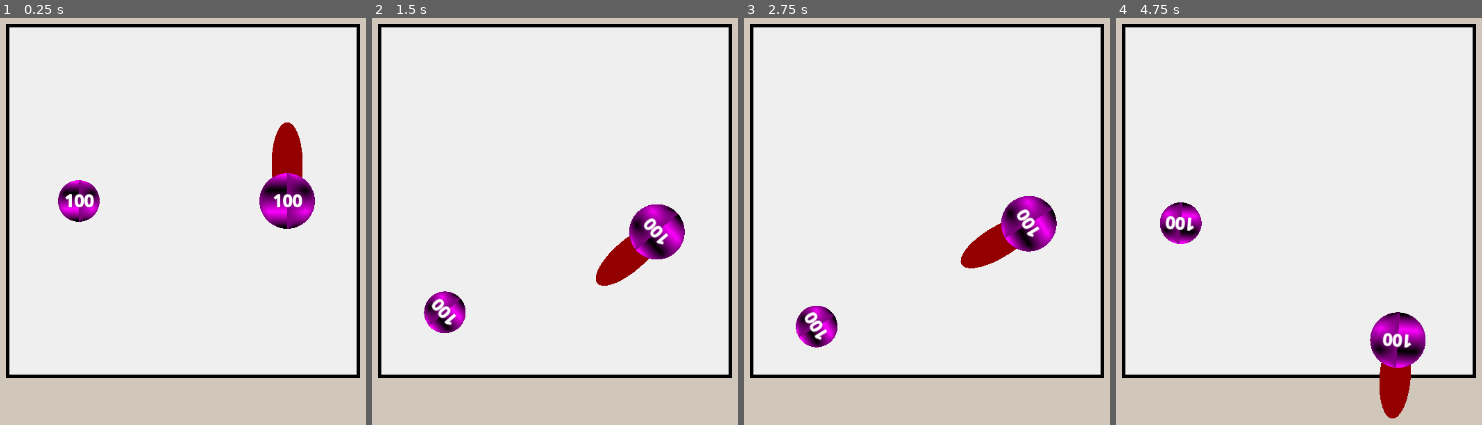
Above: before the commit, frames 1-4 (left to right).
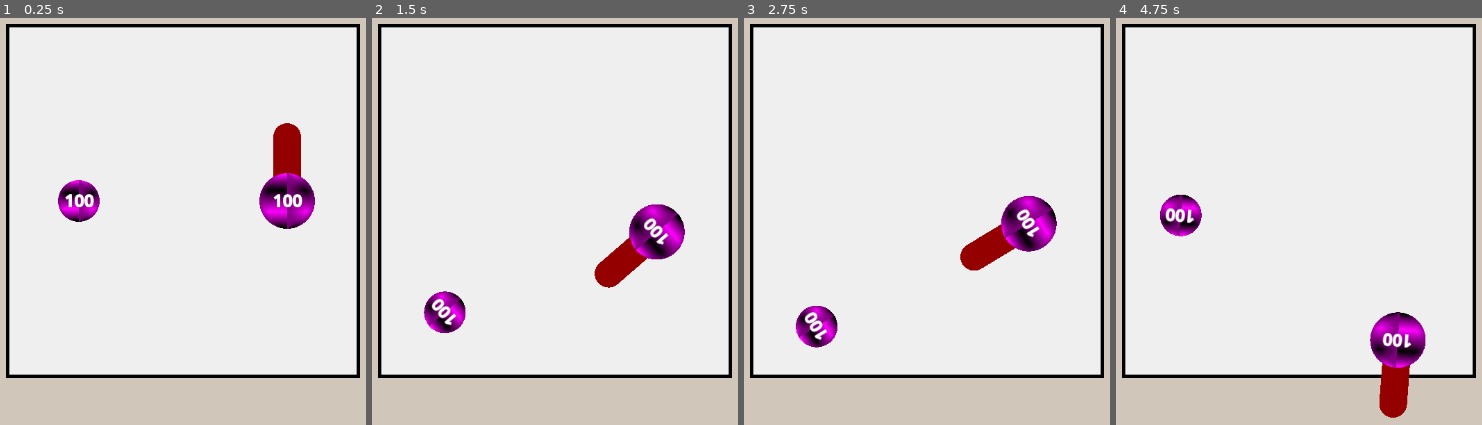
Above: after the commit, the same moments.

Repository: Arithmos-101/earclacks-copy
Game: Godot game, scene res://main.tscn
Same seed, same stepped clock (60 frames per second), same inputs: the game is played once before the commit and once after it.
Inputs:
- Up to frame 1 (0.25 s): no input
- Up to frame 2 (1.5 s): tap Enter at 0.5 s; hold Space (space) 0.53-1.28 s; tap Space (space) at 1.35 s
- Up to frame 3 (2.75 s): tap Space (space) at 2 s; hold Space (space) from 2.03 s (still down)
- Up to frame 4 (4.75 s): tap Enter at 2.75 s; release Space (space) at 2.78 s; tap Space (space) at 2.85, 4.35 s; hold Space (space) 3.53-4.28 s

The runs differ from the first frame. In frame 1, 0.2% of the frame differs, in the area x 21-83%, y 25-40%; in frame 2, 0.2%; in frame 3, 0.2%; in frame 4, 1.3%, in the area x 12-81%, y 43-99%.

Commit message:
Weapon stuff

Diff:
--- a/Clack Ball/Clack Ball Data/clack_ball_data.gd
+++ b/Clack Ball/Clack Ball Data/clack_ball_data.gd
@@ -9,4 +9,4 @@
 
 @export_group("Weapon Data")
 @export var weapon : PackedScene
-@export var attack_speed := 5.0
+@export var initial_attack_speed := 5.0
--- a/Clack Ball/Clack Ball Data/default_ball_data.tres
+++ b/Clack Ball/Clack Ball Data/default_ball_data.tres
@@ -1,7 +1,9 @@
 [gd_resource type="Resource" script_class="ClackBallData" format=3 uid="uid://bsay65h0qlo45"]
 
 [ext_resource type="Script" uid="uid://dauvgqwgh8xq" path="res://Clack Ball/Clack Ball Data/clack_ball_data.gd" id="1_lwu21"]
+[ext_resource type="PackedScene" uid="uid://ciie81c2b30mg" path="res://Weapons/weapon.tscn" id="2_ujya2"]
 
 [resource]
 script = ExtResource("1_lwu21")
+weapon = ExtResource("2_ujya2")
 metadata/_custom_type_script = "uid://dauvgqwgh8xq"
--- a/Clack Ball/Clack Ball Data/sword_ball_data.tres
+++ b/Clack Ball/Clack Ball Data/sword_ball_data.tres
@@ -7,5 +7,4 @@
 script = ExtResource("1_3fpnb")
 ball_radius = 40.0
 weapon = ExtResource("2_dpeup")
-weapon_distance = 10.0
 metadata/_custom_type_script = "uid://dauvgqwgh8xq"
--- a/Clack Ball/clack_ball.gd
+++ b/Clack Ball/clack_ball.gd
@@ -6,19 +6,24 @@
 @export var mesh : MeshInstance2D
 @export var collision : ClackBallCollider
 @export var hurt_area : ClackBallHurtArea
+@export var health_text : RichTextLabel
+
+var health : int
+
+var weapon : Node2D
 
 func _ready() -> void:
 	mesh.set_size(data.ball_radius)
 	collision.set_size(data.ball_radius)
 	hurt_area.set_size(data.ball_radius)
 
+	health = data.initial_health
 	linear_velocity = _to_component_vector(data.launch_speed, 360 * randf())
-	angular_velocity = data.attack_speed
+	angular_velocity = data.initial_attack_speed
 
-	if data.weapon != null:
-		var weapon = data.weapon.instantiate()
-		weapon.position.y = -data.ball_radius
-		add_child(weapon)
+	weapon = data.weapon.instantiate()
+	weapon.position.y = -data.ball_radius
+	add_child(weapon)
 
 func _to_component_vector(magnitude : float, angle : float):
 	return Vector2(magnitude * cos(deg_to_rad(angle)), magnitude * sin(deg_to_rad(angle)))
@@ -28,3 +33,11 @@
 		process_mode = Node.PROCESS_MODE_DISABLED
 	else:
 		process_mode = Node.PROCESS_MODE_ALWAYS
+
+func damage(value : int) -> void:
+	health -= value
+	health_text.text = "[b]" + str(health)
+
+func _on_clack_ball_hurt_area_area_entered(area: Area2D) -> void:
+	if area is HitBoxArea and area != weapon.hit_box_area:
+		damage(area.get_damage())
--- a/Clack Ball/clack_ball.tscn
+++ b/Clack Ball/clack_ball.tscn
@@ -2,6 +2,7 @@
 
 [ext_resource type="Script" uid="uid://dv1dq8g0vdp5s" path="res://Clack Ball/clack_ball.gd" id="1_owm8m"]
 [ext_resource type="Script" uid="uid://owxvkt1he2l0" path="res://Clack Ball/clack_ball_mesh.gd" id="2_e56jn"]
+[ext_resource type="Resource" uid="uid://bsay65h0qlo45" path="res://Clack Ball/Clack Ball Data/default_ball_data.tres" id="2_yljrg"]
 [ext_resource type="Script" uid="uid://cssdo7gk4hqti" path="res://Clack Ball/clack_ball_collision.gd" id="3_an1ui"]
 [ext_resource type="Script" uid="uid://rhc5tv0s0xnj" path="res://Clack Ball/clack_ball_hurt_area.gd" id="4_74gkj"]
 
@@ -17,21 +18,25 @@
 [sub_resource type="PlaceholderTexture2D" id="PlaceholderTexture2D_26byw"]
 
 [sub_resource type="CircleShape2D" id="CircleShape2D_owm8m"]
+resource_local_to_scene = true
 radius = 30.0
 
 [sub_resource type="CircleShape2D" id="CircleShape2D_yljrg"]
+resource_local_to_scene = true
 radius = 30.0
 
-[node name="ClackBall" type="RigidBody2D" unique_id=1530982550 node_paths=PackedStringArray("mesh", "collision", "hurt_area")]
+[node name="ClackBall" type="RigidBody2D" unique_id=1530982550 node_paths=PackedStringArray("mesh", "collision", "hurt_area", "health_text")]
 process_mode = 1
 z_index = 1
 physics_material_override = SubResource("PhysicsMaterial_an1ui")
 linear_damp_mode = 1
 angular_damp_mode = 1
 script = ExtResource("1_owm8m")
+data = ExtResource("2_yljrg")
 mesh = NodePath("ClackBallMesh")
 collision = NodePath("ClackBallCollision")
 hurt_area = NodePath("ClackBallHurtArea")
+health_text = NodePath("HealthText")
 
 [node name="ClackBallMesh" type="MeshInstance2D" parent="." unique_id=824374591]
 mesh = SubResource("SphereMesh_26byw")
@@ -43,7 +48,6 @@
 script = ExtResource("3_an1ui")
 
 [node name="ClackBallHurtArea" type="Area2D" parent="." unique_id=1182539274 node_paths=PackedStringArray("clack_ball_hurt_box")]
-monitorable = false
 script = ExtResource("4_74gkj")
 clack_ball_hurt_box = NodePath("ClackBallHurtBox")
 
@@ -71,3 +75,5 @@
 autowrap_mode = 0
 horizontal_alignment = 1
 vertical_alignment = 1
+
+[connection signal="area_entered" from="ClackBallHurtArea" to="." method="_on_clack_ball_hurt_area_area_entered"]
--- /dev/null
+++ b/Weapons/Weapon Modifer/weapon_modifer.gd
@@ -0,0 +1,6 @@
+extends Node
+class_name WeaponModifer
+
+## Hit something with weapon
+func on_attack():
+	pass
--- a/Weapons/Weapon Variants/sword.tscn
+++ b/Weapons/Weapon Variants/sword.tscn
@@ -1,12 +1,25 @@
 [gd_scene format=3 uid="uid://bf8uq4hycka4k"]
 
 [ext_resource type="PackedScene" uid="uid://ciie81c2b30mg" path="res://Weapons/weapon.tscn" id="1_twva4"]
+[ext_resource type="Script" uid="uid://c450ybe8kj5y1" path="res://Weapons/Weapon Modifer/weapon_modifer.gd" id="2_np7vs"]
+
+[sub_resource type="CapsuleMesh" id="CapsuleMesh_twva4"]
+resource_local_to_scene = true
+radius = 20.0
+height = 120.0
 
 [node name="Weapon" unique_id=684287475 instance=ExtResource("1_twva4")]
+initial_damage = 1
 
-[node name="WeaponMesh" parent="." index="1" unique_id=973367880]
+[node name="WeaponMesh" parent="." index="0" unique_id=973367880]
 modulate = Color(0.57925385, 1.973361e-06, 3.85046e-07, 1)
+position = Vector2(0, -12)
+mesh = SubResource("CapsuleMesh_twva4")
 
 [node name="HitBox" parent="HitBoxArea" parent_id_path=PackedInt32Array(1849890247) index="0" unique_id=147978137]
-position = Vector2(2, 1)
-polygon = PackedVector2Array(-10, 43, -1, 48, 9, 42, 19, 20, 21, -15, 18, -43, 11, -63, 2, -74, -6, -74, -15, -63, -21, -44, -25, -16, -21, 20)
+polygon = PackedVector2Array(-58.666668, 44, -1, 48, 64, 44, 106.66667, 31, 106.66667, -15, 106.66667, -55, 69.333336, -68, 5, -72, -8, -72, -64, -68, -106.66667, -57, -106.66667, -15, -106.66667, 32)
+
+[node name="WeaponModifer" parent="." index="2" unique_id=1273324694]
+script = ExtResource("2_np7vs")
+
+[connection signal="body_entered" from="HitBoxArea" to="." method="_on_hit_box_area_body_entered"]
--- a/Weapons/weapon.gd
+++ b/Weapons/weapon.gd
@@ -1,6 +1,14 @@
 extends Node2D
 class_name Weapon
 
-@export var clack_ball_anchor : Marker2D
 @export var weapon_mesh : MeshInstance2D
 @export var hit_box_area : Area2D
+@export var initial_damage := 1
+@export var weapon_modifer : WeaponModifer
+
+var damage = initial_damage
+
+func _on_hit_box_area_area_entered(area: Area2D) -> void:
+	if area is ClackBallHurtArea and area != get_parent().hurt_area:
+		if weapon_modifer:
+			weapon_modifer.on_attack()
--- a/Weapons/weapon.tscn
+++ b/Weapons/weapon.tscn
@@ -4,26 +4,26 @@
 [ext_resource type="Script" uid="uid://dgfm27qrtxyjc" path="res://hit_box_area.gd" id="2_2ue5o"]
 
 [sub_resource type="CapsuleMesh" id="CapsuleMesh_0jw1c"]
-radius = 5.0
-height = 10.0
+resource_local_to_scene = true
 
-[node name="Weapon" type="Node2D" unique_id=684287475 node_paths=PackedStringArray("clack_ball_anchor", "weapon_mesh", "hit_box_area")]
+[node name="Weapon" type="Node2D" unique_id=684287475 node_paths=PackedStringArray("weapon_mesh", "hit_box_area")]
 script = ExtResource("1_0jw1c")
-clack_ball_anchor = NodePath("Anchor")
 weapon_mesh = NodePath("WeaponMesh")
 hit_box_area = NodePath("HitBoxArea")
-
-[node name="Anchor" type="Marker2D" parent="." unique_id=1139929940]
+initial_damage = null
 
 [node name="WeaponMesh" type="MeshInstance2D" parent="." unique_id=973367880]
 modulate = Color(1, 1, 0, 1)
 z_index = -1
-position = Vector2(0, -12.249999)
-scale = Vector2(4.5, 12.250001)
 mesh = SubResource("CapsuleMesh_0jw1c")
 
 [node name="HitBoxArea" type="Area2D" parent="." unique_id=1849890247]
 script = ExtResource("2_2ue5o")
 
 [node name="HitBox" type="CollisionPolygon2D" parent="HitBoxArea" unique_id=147978137]
-polygon = PackedVector2Array(0, 0, 2, 0, 2, -21, 1, -24, 0, -25, -1, -24, -2, -21, -2, 0)
+scale = Vector2(0.1875, 1)
+polygon = PackedVector2Array(0, 0, 0, 0, 0, 0, 0, 0)
+
+[node name="WeaponModifer" type="Node" parent="." unique_id=1273324694]
+
+[connection signal="area_entered" from="HitBoxArea" to="." method="_on_hit_box_area_area_entered"]
--- a/hit_box_area.gd
+++ b/hit_box_area.gd
@@ -1,2 +1,6 @@
 extends Area2D
 class_name HitBoxArea
+
+func get_damage() -> int:
+	# TODO: Change get_parent into something more reliable
+	return get_parent().damage
Not shown, added: Weapons/Weapon Modifer/weapon_modifer.gd.uid
